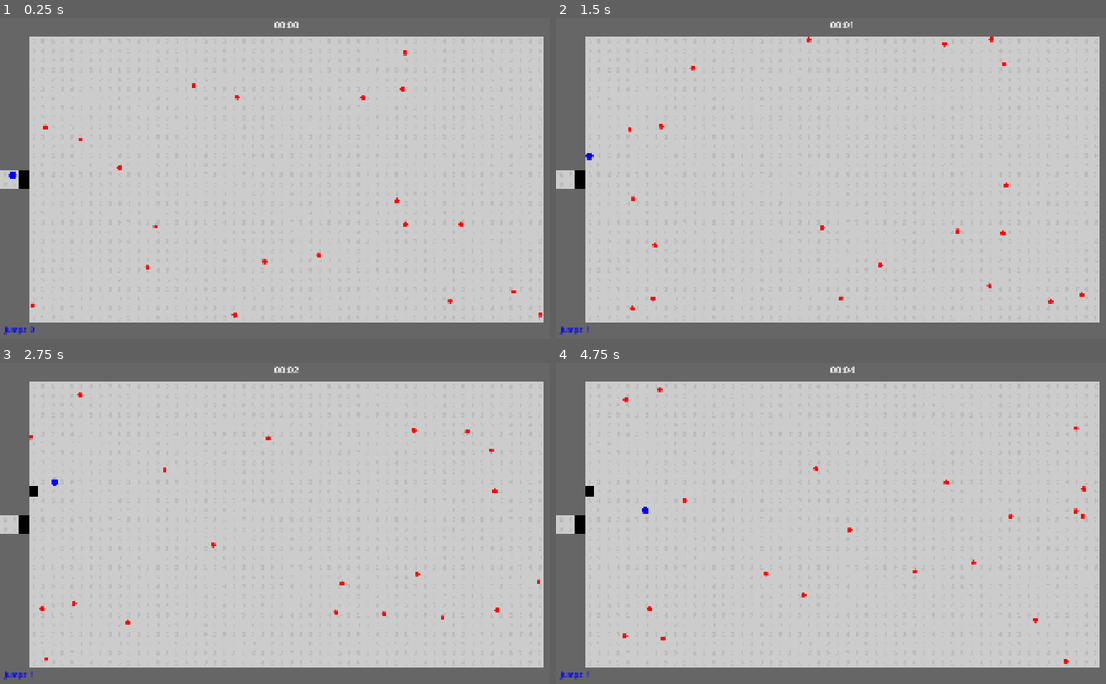
Above: before the commit, frames 1-4 (two rows, left to right).
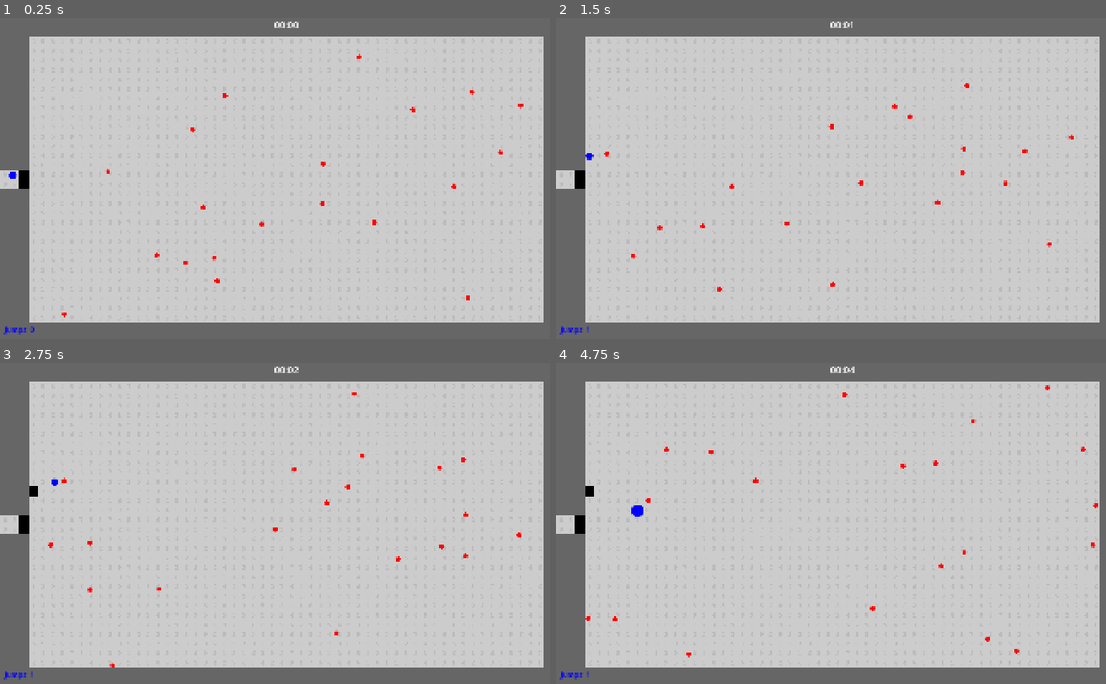
Above: after the commit, the same moments.

Repository: njamster/gmtk_jam_2026
Game: Godot game, scene res://game.tscn
Same seed, same stepped clock (60 frames per second), same inputs: the game is played once before the commit and once after it.
Inputs:
- Up to frame 1 (0.25 s): no input
- Up to frame 2 (1.5 s): hold W (move_up) from 0.53 s (still down)
- Up to frame 3 (2.75 s): release W (move_up) at 2.03 s; hold A (move_left) from 2.03 s (still down)
- Up to frame 4 (4.75 s): release A (move_left) at 3.53 s; hold S (move_down) 3.53-4.28 s; hold D (move_right) from 4.28 s (still down)

The runs differ from the first frame. In frame 1, 0.5% of the frame differs, in the area x 5-99%, y 10-94%; in frame 2, 0.5%; in frame 3, 0.5%; in frame 4, 0.6%, in the area x 5-99%, y 6-94%.

Commit message:
Adjust enemy spawn area

Diff:
--- a/game.gd
+++ b/game.gd
@@ -18,7 +18,7 @@
 
 	for i in Global.num_enemies:
 		var enemy := preload("res://enemies/enemy.tscn").instantiate()
-		enemy.global_position = $TileMap.map_to_local(Vector2i(randi_range(2, 57), randi_range(2, 31)))
+		enemy.global_position = $TileMap.map_to_local(Vector2i(randi_range(3, 56), randi_range(3, 31)))
 		add_child(enemy)
 
 
